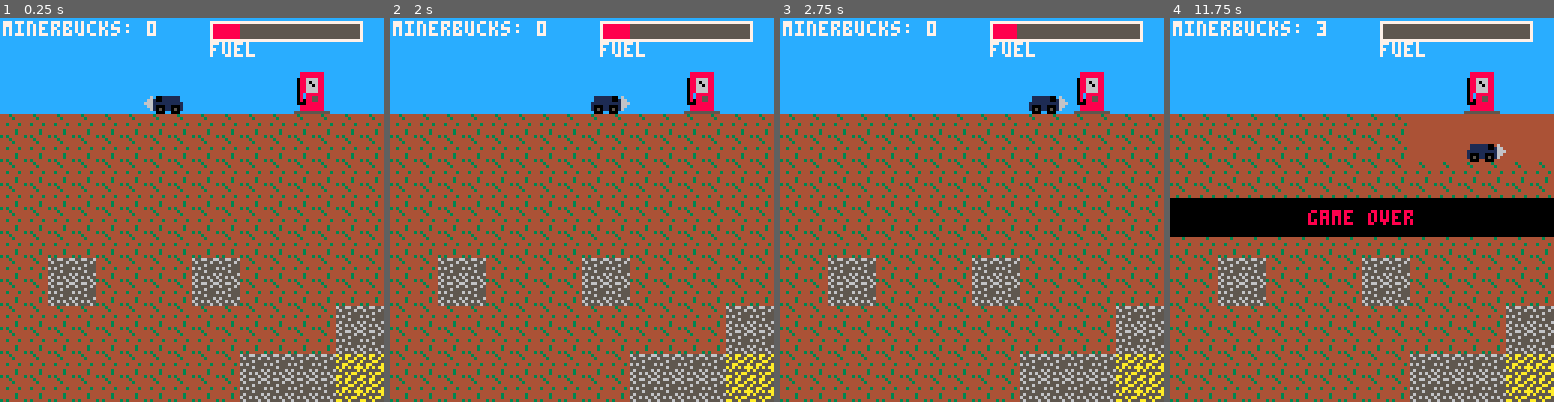
Above: before the commit, frames 1-4 (left to right).
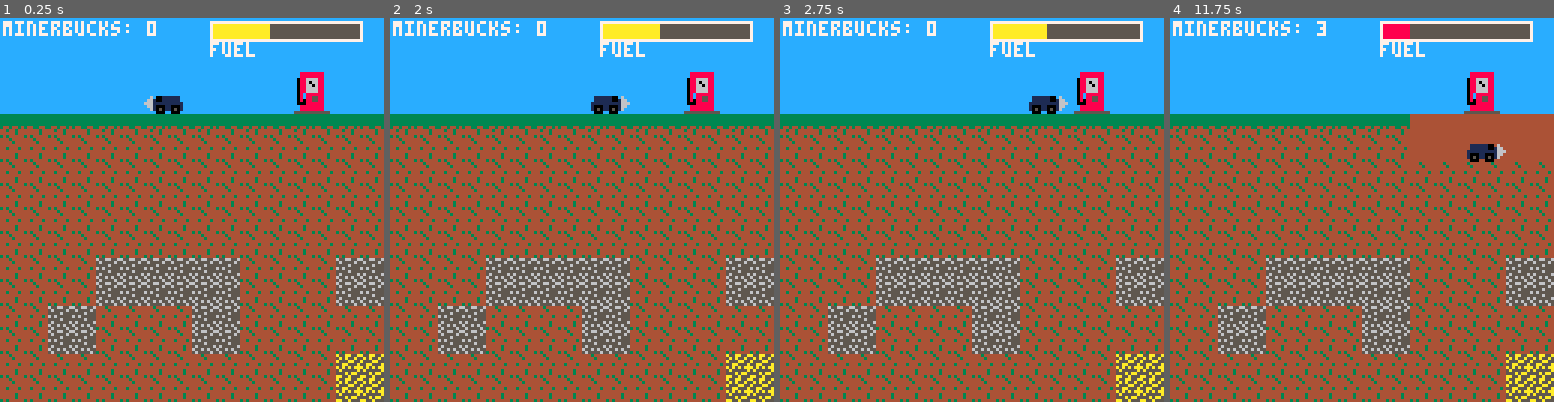
Above: after the commit, the same moments.

Repository: grantsweeney02/Miner
Game: PICO-8 cartridge miner.p8
Two runs of this game, one before a commit and one after it. Both use one fixed random seed, a clock stepped at 60 frames per second and the inputs below.
Inputs:
- Up to frame 1 (0.25 s): no input
- Up to frame 2 (2 s): tap X (X key) at 0.33, 1.07, 1.85 s; hold Right from 1.6 s (still down)
- Up to frame 3 (2.75 s): release Right at 2.1 s; hold Up 2.15-2.42 s; hold Right from 2.47 s (still down)
- Up to frame 4 (11.75 s): tap X (X key) every 1.12 s from 2.97 to 10.78 s; release Right at 3.03 s; hold Left 3.08-3.58 s; hold Down 3.63-3.97 s; hold Right 4.02-4.68 s; hold Up 4.73-5.03 s; hold Left 5.08-5.68 s; hold Down 5.73-6.03 s; hold Right 6.08-6.58 s; hold Right 6.63-7.13 s; hold Up 7.18-7.45 s; hold Right 7.5-8.07 s; hold Left 8.12-8.62 s; hold Down 8.67-9 s; hold Right 9.05-9.72 s; hold Up 9.77-10.07 s; hold Left 10.12-10.72 s; hold Down 10.77-11.07 s; hold Right 11.12-11.62 s

The runs differ from the first frame. In frame 1, 18% of the frame differs, in the area x 0-100%, y 1-100%; in frame 2, 18%; in frame 3, 18%; in frame 4, 26%.

Commit message:
Added Grass Layer and making 8x8 sprites

Diff:
--- a/miner.p8
+++ b/miner.p8
@@ -1,27 +1,35 @@
 pico-8 cartridge // http://www.pico-8.com
 version 42
 __lua__
-
+--------------------------------------------------------------------------------
+-- CONSTANTS
+--------------------------------------------------------------------------------
 cam_y = 0
 SURFACE_HEIGHT = 32
 GRID_SIZE = 16
 MAP_WIDTH = 8
 MAP_HEIGHT = 32
 BEDROCK_LEVEL = MAP_HEIGHT - 2
-
-TILE_GRASS = 0
-TILE_EMPTY = 1
-TILE_DIRT = 2
-TILE_STONE = 3
-TILE_GOLD = 4
+local surface_row = flr(SURFACE_HEIGHT / GRID_SIZE) -- usually 2, given 32/16=2
+
+-- tile IDs
+TILE_GRASS   = 0
+TILE_EMPTY   = 1
+TILE_DIRT    = 2
+TILE_STONE   = 3
+TILE_GOLD    = 4
 TILE_DIAMOND = 5
 TILE_BEDROCK = 6
-TILE_GAS_PUMP = 7
+TILE_GAS_PUMP= 7
 
 SPRITE_BEDROCK = 110
 SPRITE_GAS_PUMP = 9
+
 game_over = false
 
+--------------------------------------------------------------------------------
+-- ORE INFO
+--------------------------------------------------------------------------------
 ore_info = {
     [TILE_DIRT] = {
         sprites = { 64, 66 },
@@ -40,153 +48,200 @@
         durability = 4
     },
     [TILE_GRASS] = {
-        -- behaves like dirt, just a different sprite set
+        -- behaves like dirt, but different sprites
         sprites = { 74, 76 },
         durability = 2
     }
-}ore_info = {
-    [TILE_GRASS] = {
-        sprites = { 74, 76 },
-        durability = 2
-    },
-    [TILE_DIRT] = {
-        sprites = { 64, 66 },
-        durability = 2
-    },
-    [TILE_STONE] = {
-        sprites = { 68, 70, 72 },
-        durability = 3
-    },
-    [TILE_GOLD] = {
-        sprites = { 96, 98, 100 },
-        durability = 3
-    },
-    [TILE_DIAMOND] = {
-        sprites = { 102, 104, 106, 108 },
-        durability = 4
-    }
 }
 
+--------------------------------------------------------------------------------
+-- ORE VALUES: Grass merges with dirt in inventory, so no separate grass entry
+--------------------------------------------------------------------------------
 ore_values = {
-    [TILE_GRASS] = 1,
-    [TILE_DIRT] = 1,
-    [TILE_STONE] = 2,
-    [TILE_GOLD] = 5,
+    [TILE_DIRT]    = 1,
+    [TILE_STONE]   = 2,
+    [TILE_GOLD]    = 5,
     [TILE_DIAMOND] = 10
 }
 
+--------------------------------------------------------------------------------
+-- MINER
+--------------------------------------------------------------------------------
 miner = {
     x = 48,
     y = SURFACE_HEIGHT - GRID_SIZE,
     speed = GRID_SIZE,
+
     sprite_right = 1,
-    sprite_left = 3,
-    sprite_up = 5,
-    sprite_down = 7,
+    sprite_left  = 3,
+    sprite_up    = 5,
+    sprite_down  = 7,
     current_sprite = 3,
     move_delay = 10,
     move_timer = 0,
     was_moving_up = false,
+
     inventory = {
-        [TILE_DIRT] = 0,
-        [TILE_STONE] = 0,
-        [TILE_GOLD] = 0,
-        [TILE_DIAMOND] = 0,
-        [TILE_GRASS] = 0
+        [TILE_DIRT]    = 0, -- used for both dirt and grass
+        [TILE_STONE]   = 0,
+        [TILE_GOLD]    = 0,
+        [TILE_DIAMOND] = 0
     },
+
     minerBucks = 0,
-    fuel = 20,
+    fuel = 40,
     max_fuel = 100
 }
+
+--------------------------------------------------------------------------------
+-- MAP GENERATION
+--------------------------------------------------------------------------------
 map = {}
 for y = 0, MAP_HEIGHT - 1 do
     map[y] = {}
     for x = 0, MAP_WIDTH - 1 do
-        if y < flr(SURFACE_HEIGHT / GRID_SIZE) then
+
+        -- SKY
+        if y < surface_row then
             map[y][x] = TILE_EMPTY
+
+        -- SURFACE ROW (y == surface_row)
+        elseif y == surface_row then
+            map[y][x] = {
+                t = TILE_GRASS,
+                d = ore_info[TILE_GRASS].durability,
+                sprite = ore_info[TILE_GRASS].sprites[1]
+            }
+
+        -- BEDROCK
         elseif y >= BEDROCK_LEVEL then
             map[y][x] = TILE_BEDROCK
+
+        -- UNDERGROUND (random dirt / stone / gold / diamond)
         else
             local r = rnd()
             if y > 10 and r < 0.05 then
-                map[y][x] = { t = TILE_DIAMOND, d = ore_info[TILE_DIAMOND].durability, sprite = ore_info[TILE_DIAMOND]
-                .sprites[1] }
+                map[y][x] = {
+                    t = TILE_DIAMOND,
+                    d = ore_info[TILE_DIAMOND].durability,
+                    sprite = ore_info[TILE_DIAMOND].sprites[1]
+                }
             elseif y > 6 and r < 0.20 then
-                map[y][x] = { t = TILE_GOLD, d = ore_info[TILE_GOLD].durability, sprite = ore_info[TILE_GOLD].sprites[1] }
+                map[y][x] = {
+                    t = TILE_GOLD,
+                    d = ore_info[TILE_GOLD].durability,
+                    sprite = ore_info[TILE_GOLD].sprites[1]
+                }
             elseif y > 4 and r < 0.40 then
-                map[y][x] = { t = TILE_STONE, d = ore_info[TILE_STONE].durability, sprite = ore_info[TILE_STONE].sprites
-                [1] }
+                map[y][x] = {
+                    t = TILE_STONE,
+                    d = ore_info[TILE_STONE].durability,
+                    sprite = ore_info[TILE_STONE].sprites[1]
+                }
             else
-                map[y][x] = { t = TILE_DIRT, d = ore_info[TILE_DIRT].durability, sprite = ore_info[TILE_DIRT].sprites[1] }
+                map[y][x] = {
+                    t = TILE_DIRT,
+                    d = ore_info[TILE_DIRT].durability,
+                    sprite = ore_info[TILE_DIRT].sprites[1]
+                }
             end
         end
     end
 end
 
+-- place gas pump near the top
 map[1][MAP_WIDTH - 2] = TILE_GAS_PUMP
 
+--------------------------------------------------------------------------------
+-- CAN_MOVE + COLLISION
+--------------------------------------------------------------------------------
 function can_move(new_x, new_y)
     local grid_x = new_x / GRID_SIZE
     local grid_y = new_y / GRID_SIZE
     local cell = map[grid_y][grid_x]
+
     if type(cell) == "table" then
+        -- it's some ore or grass
         local info = ore_info[cell.t]
-        cell.d = cell.d - 1
+        cell.d -= 1
         if cell.d > 0 then
             local stage = (info.durability - cell.d) + 1
             cell.sprite = info.sprites[stage]
             return false
         else
-            miner.inventory[cell.t] += 1
+            -- fully mined
+            if cell.t == TILE_GRASS then
+                -- store as dirt in inventory
+                miner.inventory[TILE_DIRT] += 1
+            else
+                miner.inventory[cell.t] += 1
+            end
             map[grid_y][grid_x] = TILE_EMPTY
             sfx(0)
             return true
         end
+
     elseif cell == TILE_BEDROCK then
         return false
+
     else
+        -- empty or gas pump
         return true
     end
 end
 
+--------------------------------------------------------------------------------
+-- AUTO-CONVERT (surface => deposit ores => get minerbucks)
+--------------------------------------------------------------------------------
 function auto_convert()
     if miner.y <= SURFACE_HEIGHT - GRID_SIZE then
-        for ore, tile_value in pairs(ore_values) do
-            local count = miner.inventory[ore]
+        for tile_id, tile_value in pairs(ore_values) do
+            local count = miner.inventory[tile_id]
             if count and count > 0 then
                 miner.minerBucks += count * tile_value
-                miner.inventory[ore] = 0
+                miner.inventory[tile_id] = 0
             end
         end
     end
 end
 
+--------------------------------------------------------------------------------
+-- UPDATE
+--------------------------------------------------------------------------------
 function _update()
     if game_over then
         return
     end
+
+    if miner.fuel <= 0 then
+        game_over = true
+        return
+    end
+
     if miner.move_timer > 0 then
         miner.move_timer -= 1
         return
     end
-    if miner.fuel <= 0 then
-        game_over = true
-        return
-    end
+
     if miner.x % GRID_SIZE == 0 and miner.y % GRID_SIZE == 0 then
         local old_x, old_y = miner.x, miner.y
         local new_x, new_y = old_x, old_y
+
+        -- left
         if btn(0) and miner.x > 0 then
             new_x -= miner.speed
             miner.current_sprite = miner.sprite_left
             miner.was_moving_up = false
         end
+        -- right
         if btn(1) and miner.x < (MAP_WIDTH - 1) * GRID_SIZE then
             new_x += miner.speed
             miner.current_sprite = miner.sprite_right
             miner.was_moving_up = false
         end
+        -- up
         if btn(2) then
+            -- only move up if miner is below the surface
             if miner.y > SURFACE_HEIGHT - GRID_SIZE then
                 new_y -= miner.speed
                 miner.current_sprite = miner.sprite_up
@@ -196,11 +251,13 @@
                 miner.current_sprite = miner.sprite_right
             end
         end
+        -- down
         if btn(3) and miner.y < (BEDROCK_LEVEL - 1) * GRID_SIZE then
             new_y += miner.speed
             miner.current_sprite = miner.sprite_down
             miner.was_moving_up = false
         end
+
         if can_move(new_x, new_y) then
             if (new_x ~= old_x or new_y ~= old_y) then
                 miner.x = new_x
@@ -208,14 +265,21 @@
                 miner.fuel = max(0, miner.fuel - 1)
             end
         end
+
         miner.move_timer = miner.move_delay
     end
+
+    -- if the miner reached the surface from below, clamp them there
     if miner.y <= SURFACE_HEIGHT - GRID_SIZE and miner.was_moving_up then
         miner.y = SURFACE_HEIGHT - GRID_SIZE
         miner.current_sprite = miner.sprite_right
         miner.was_moving_up = false
     end
+
+    -- auto-convert ore -> minerbucks at surface
     auto_convert()
+
+    -- handle fueling at gas pump
     local pump_x = (MAP_WIDTH - 2) * GRID_SIZE
     local pump_y = 1 * GRID_SIZE
     if miner.x == pump_x and miner.y == pump_y then
@@ -224,16 +288,25 @@
             miner.fuel = miner.max_fuel
         end
     end
+
+    -- camera clamp
     local max_cam = MAP_HEIGHT * GRID_SIZE - 128
     cam_y = mid(0, miner.y - 32, max_cam)
 end
 
+--------------------------------------------------------------------------------
+-- DRAW
+--------------------------------------------------------------------------------
 function _draw()
     cls(12)
     camera(0, cam_y)
-    rectfill(0, 0, 127, MAP_HEIGHT * GRID_SIZE, 12)
-    rectfill(0, SURFACE_HEIGHT, 127, BEDROCK_LEVEL * GRID_SIZE, 4)
-    rectfill(0, BEDROCK_LEVEL * GRID_SIZE, 127, MAP_HEIGHT * GRID_SIZE, 0)
+
+    -- background sections
+    rectfill(0, 0, 127, MAP_HEIGHT * GRID_SIZE, 12)  -- sky
+    rectfill(0, SURFACE_HEIGHT, 127, BEDROCK_LEVEL * GRID_SIZE, 4)  -- main dirt region
+    rectfill(0, BEDROCK_LEVEL * GRID_SIZE, 127, MAP_HEIGHT * GRID_SIZE, 0)  -- bedrock region
+
+    -- draw map
     for y = 0, MAP_HEIGHT - 1 do
         for x = 0, MAP_WIDTH - 1 do
             local cell = map[y][x]
@@ -246,12 +319,19 @@
             end
         end
     end
+
+    -- draw miner
     palt()
     palt(15, true)
     palt(0, false)
     spr(miner.current_sprite, miner.x, miner.y, 2, 2)
+
     camera()
+
+    -- UI: MinerBucks
     print("minerbucks: " .. miner.minerBucks, 1, 1, 7)
+
+    -- UI: fuel bar
     local bar_x = 70
     local bar_y = 1
     local bar_width = 50
@@ -261,16 +341,19 @@
     local fill_width = flr(bar_width * fuel_ratio)
     local bar_color
     if percentage <= 30 then
-        bar_color = 8
+        bar_color = 8  -- red
     elseif percentage < 70 then
-        bar_color = 10
+        bar_color = 10 -- yellow
     else
-        bar_color = 11
-    end
+        bar_color = 11 -- green
+    end
+
     rectfill(bar_x, bar_y, bar_x + bar_width, bar_y + bar_height, 5)
     rectfill(bar_x, bar_y, bar_x + fill_width, bar_y + bar_height, bar_color)
     rect(bar_x, bar_y, bar_x + bar_width, bar_y + bar_height, 7)
     print("fuel", bar_x, bar_y + bar_height + 1, 7)
+
+    -- UI: refuel prompt
     local pump_x = (MAP_WIDTH - 2) * GRID_SIZE
     local pump_y = 1 * GRID_SIZE
     if miner.x == pump_x and miner.y == pump_y then
@@ -280,6 +363,8 @@
             print("need 10 mb to refuel", 1, 12, 8)
         end
     end
+
+    -- game over message
     if game_over then
         local msg = "game over"
         local msg_width = #msg * 4
@@ -306,22 +393,22 @@
 00000000fff100011000166ff661000110001ffffffffffffffffffffffff66666ffffffffff88888888ffff0000000000000000000000000000000000000000
 00000000fff10501105016ffff61050110501fffffffffffffffffffffffff666fffffffffff88888888ffff0000000000000000000000000000000000000000
 00000000ffff000ff000ffffffff000ff000fffffffffffffffffffffffffff6ffffffffff555555555555ff0000000000000000000000000000000000000000
-00000000000000000000000000000000000000000000000000000000000000000000000000000000000000000000000000000000000000000000000000000000
-00000000000000000000000000000000000000000000000000000000000000000000000000000000000000000000000000000000000000000000000000000000
-00000000000000000000000000000000000000000000000000000000000000000000000000000000000000000000000000000000000000000000000000000000
-00000000000000000000000000000000000000000000000000000000000000000000000000000000000000000000000000000000000000000000000000000000
-00000000000000000000000000000000000000000000000000000000000000000000000000000000000000000000000000000000000000000000000000000000
-00000000000000000000000000000000000000000000000000000000000000000000000000000000000000000000000000000000000000000000000000000000
-00000000000000000000000000000000000000000000000000000000000000000000000000000000000000000000000000000000000000000000000000000000
-00000000000000000000000000000000000000000000000000000000000000000000000000000000000000000000000000000000000000000000000000000000
-00000000000000000000000000000000000000000000000000000000000000000000000000000000000000000000000000000000000000000000000000000000
-00000000000000000000000000000000000000000000000000000000000000000000000000000000000000000000000000000000000000000000000000000000
-00000000000000000000000000000000000000000000000000000000000000000000000000000000000000000000000000000000000000000000000000000000
-00000000000000000000000000000000000000000000000000000000000000000000000000000000000000000000000000000000000000000000000000000000
-00000000000000000000000000000000000000000000000000000000000000000000000000000000000000000000000000000000000000000000000000000000
-00000000000000000000000000000000000000000000000000000000000000000000000000000000000000000000000000000000000000000000000000000000
-00000000000000000000000000000000000000000000000000000000000000000000000000000000000000000000000000000000000000000000000000000000
-00000000000000000000000000000000000000000000000000000000000000000000000000000000000000000000000000000000000000000000000000000000
+00000000fffffffffffffffff888888f000000000000000000000000000000000000000000000000000000000000000000000000000000000000000000000000
+00000000ffffffffffffffff0886668f000000000000000000000000000000000000000000000000000000000000000000000000000000000000000000000000
+00000000ffffffffffffffff0886068f000000000000000000000000000000000000000000000000000000000000000000000000000000000000000000000000
+00000000111155ffff55111108c6608f000000000000000000000000000000000000000000000000000000000000000000000000000000000000000000000000
+000000001111556ff65511110806668f000000000000000000000000000000000000000000000000000000000000000000000000000000000000000000000000
+0000000011111166661111110008888f000000000000000000000000000000000000000000000000000000000000000000000000000000000000000000000000
+000000000010016ff6100100f888888f000000000000000000000000000000000000000000000000000000000000000000000000000000000000000000000000
+0000000000f00ffffff00f0055555555000000000000000000000000000000000000000000000000000000000000000000000000000000000000000000000000
+00000000fff6ffffff01110f00000000000000000000000000000000000000000000000000000000000000000000000000000000000000000000000000000000
+00000000ff666fffff01110f00000000000000000000000000000000000000000000000000000000000000000000000000000000000000000000000000000000
+00000000f15551fffff111ff00000000000000000000000000000000000000000000000000000000000000000000000000000000000000000000000000000000
+00000000f05550ffff01110f00000000000000000000000000000000000000000000000000000000000000000000000000000000000000000000000000000000
+00000000f01110ffff05550f00000000000000000000000000000000000000000000000000000000000000000000000000000000000000000000000000000000
+00000000ff111fffff15551f00000000000000000000000000000000000000000000000000000000000000000000000000000000000000000000000000000000
+00000000f01110fffff666ff00000000000000000000000000000000000000000000000000000000000000000000000000000000000000000000000000000000
+00000000f01110ffffff6fff00000000000000000000000000000000000000000000000000000000000000000000000000000000000000000000000000000000
 4443444f4443444f4443444f44434444655665566556655665565556655665566555555565555556333333333333333334334343334334330000000000000000
 4f4434444f4434444444444444444444565555655655556555555565565555655555556556555565333333333333333333334334343333330000000000000000
 444f444f444f444f4444444444444444555565555555655555556555555555555555555555555555333333333333333334343343433444340000000000000000
